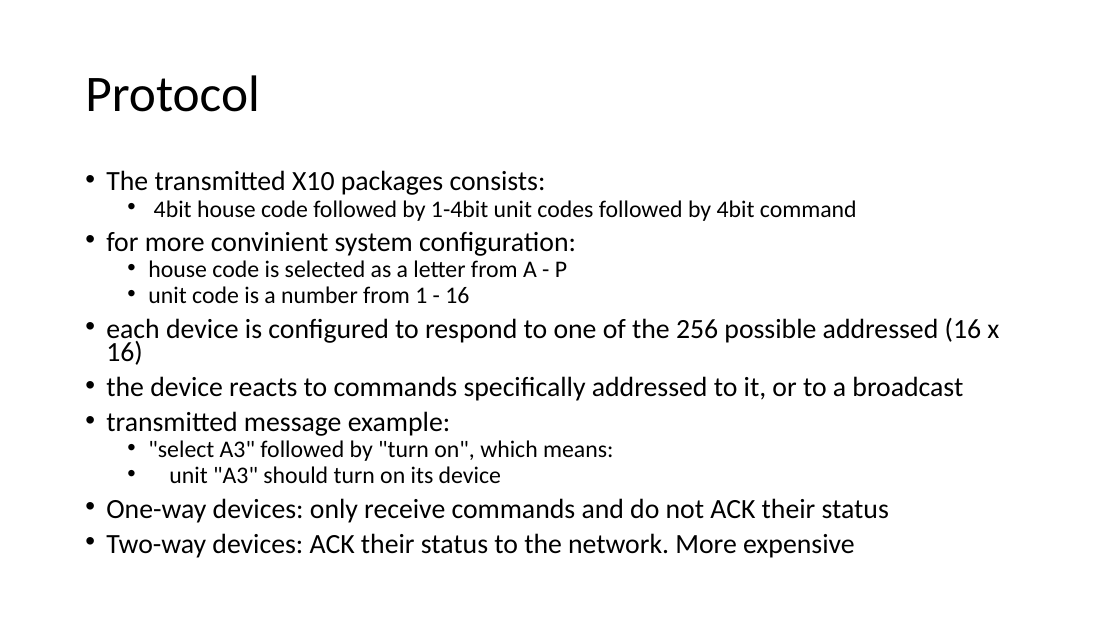
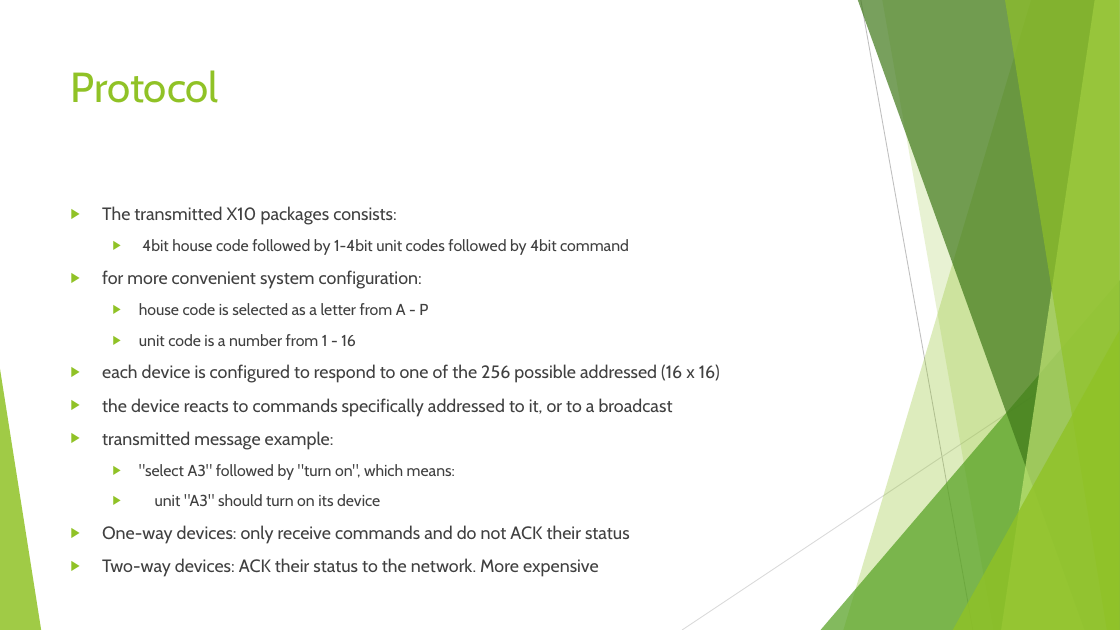
Before and after one commit to alghammariosmah/ulnoiot, a slide deck: slide 4 of teams/aast/altenhofer/2017_06_14/research_x10.pptx (slide 3 before the commit). Drawn at 1120x630 pixels with LibreOffice and Linux fonts; fonts in the diff are those of the drawing. Boxes give left, top, right and bottom in pixels: in the first picture for what was removed or moved away, otherwise in the second. Text is boxed around its words. In the diff, an @@ line names an element or a change of style, - is before the commit and + after.

```diff
--- a/teams/aast/altenhofer/2017_06_14/research_x10.pptx
+++ b/teams/aast/altenhofer/2017_06_14/research_x10.pptx
@@ title "Protocol": place and size @@
-title "Protocol" at box(85, 75, 259, 112)
+title "Protocol" at box(71, 70, 219, 103)
@@ title "Protocol" at box(71, 70, 219, 103): size 44 to 36 pt, font Calibri to Cabin, text colour #000000 to #90C226; line spacing 0.9 to 1; vertical alignment middle to top @@
@@ text "The transmitted X10 packages consists:": place and size @@
-text "The transmitted X10 packages consists:" at box(106, 170, 999, 558)
+text "The transmitted X10 packages consists:" at box(102, 206, 720, 544)
@@ text at box(102, 206, 720, 544): size 23.8 to 15.3 pt in "The transmitted X10 packages consists:", "each device is configured to respond to ...", "the device reacts to commands specifically addressed ...", "transmitted message example:" and 2 more places; font Calibri to Cabin, text colour #000000 to #404040; size 20.4 to 13.6 pt in "4bit house code followed by 1-4bit unit ...", "house code is selected as a letter ...", "unit code is a number from 1 ...", ""select A3" followed by "turn on", which ..." and 1 more places; bullet • to ▶; line spacing 0.7 to 1; more space between paragraphs @@
@@ text at box(102, 270, 422, 289): text changed; size 23.8 to 15.3 pt; font Calibri to Cabin; text colour #000000 to #404040 @@
-• for more convinient system configuration:
+▶ for more convenient system configuration:
@@ group added at box(0, 0, 1120, 630): 5 freeform shapes, 3 triangles, 2 lines @@
```
Also in this commit, not shown: 2 other slides changed, 5 slides added, 14 other files.
